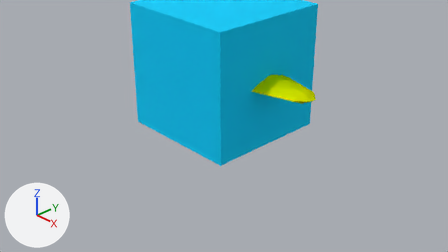
A saved change to the Blender file file/actor/excalibur.blend.
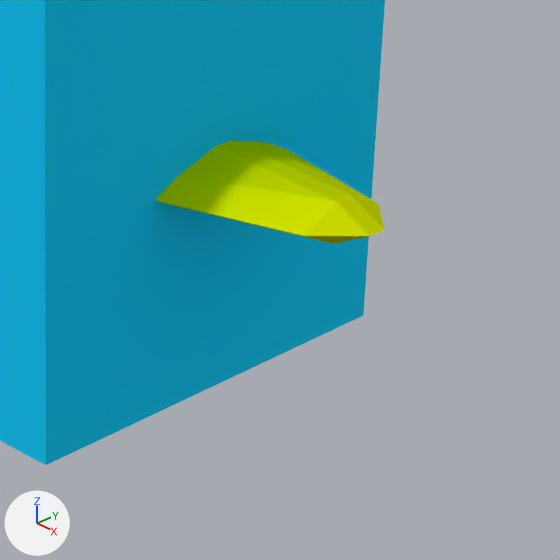
There are two pictures of each version: one from the file's camera 'Camera', one close up on the part from 46% to 81% of the width and 14% to 76% of the height. The lights are fixed; the arrows at lower left show +X, +Y and +Z.

Objects in the first close-up: 'Actor', 'Excalibur'.
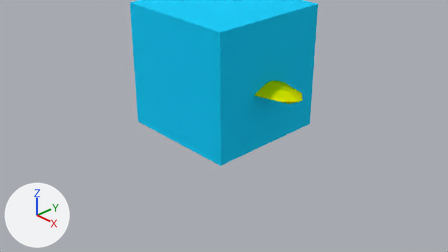
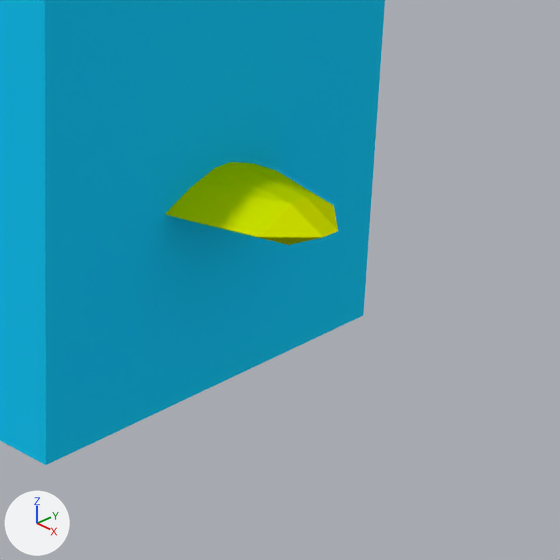
Where the change shows, as pixel boxes (x1, y1, x2, y2) in the close-ups (560 x 560 px):
'Excalibur', moved
    before: (155, 140, 384, 244)
    after: (166, 162, 338, 245)

The edits, one by one:
Object 'Excalibur' (ob_excalibur) moves from (-1.0, 0.0, 1.088) to (-1.251, 0.0, 1.0).
